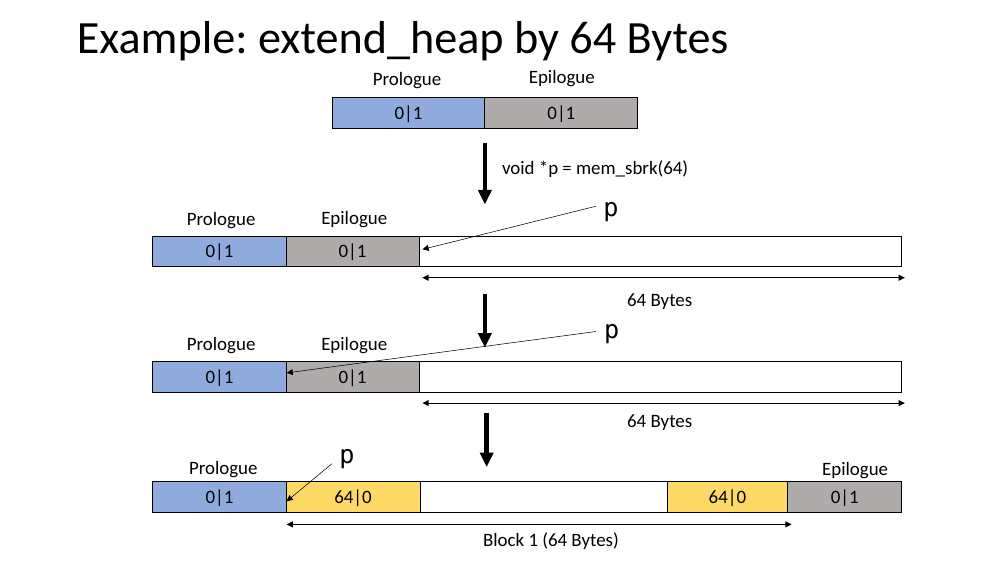
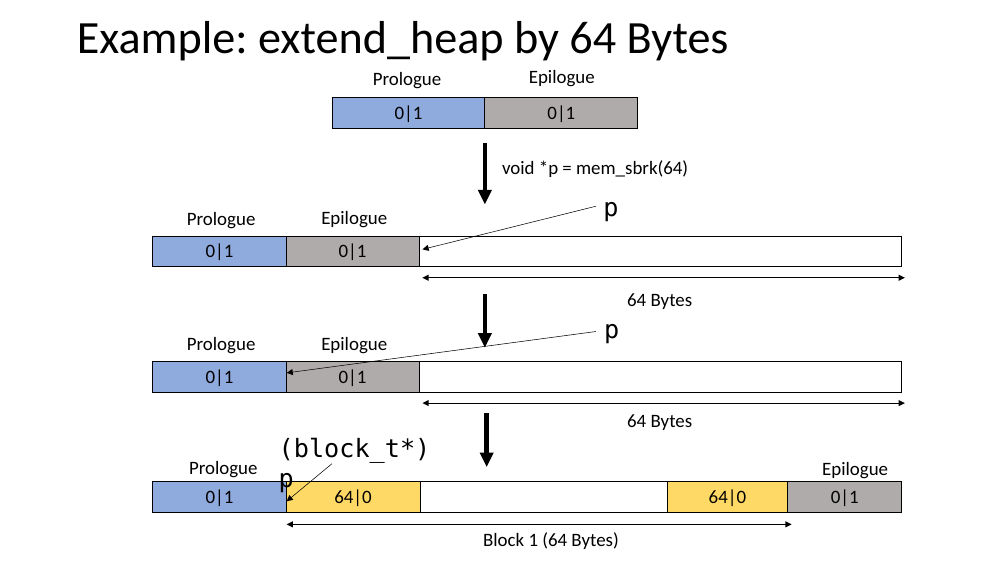
Before and after one commit to ded59/CS449, a slide deck: slide 19 of Recitation_11.pptx. Drawn at 1008x567 pixels with LibreOffice and Linux fonts; fonts in the diff are those of the drawing. Boxes give left, top, right and bottom in pixels: in the first picture for what was removed or moved away, otherwise in the second. Text is boxed around its words. In the diff, an @@ line names an element or a change of style, - is before the commit and + after.

```diff
--- a/Recitation_11.pptx
+++ b/Recitation_11.pptx
@@ text at box(279, 437, 431, 493): text changed @@
-p
+(block_t*) p
```
Also in this commit, not shown: 1 other slide changed, 1 other file.
